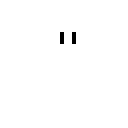
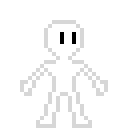
Before/after of a 128×128 layered artwork. What changed in the layer stack:
added layer "Visible copy #4" above "Visible copy #3" over [20, 20, 108, 128]
hid "Visible copy" over [24, 20, 104, 128]
